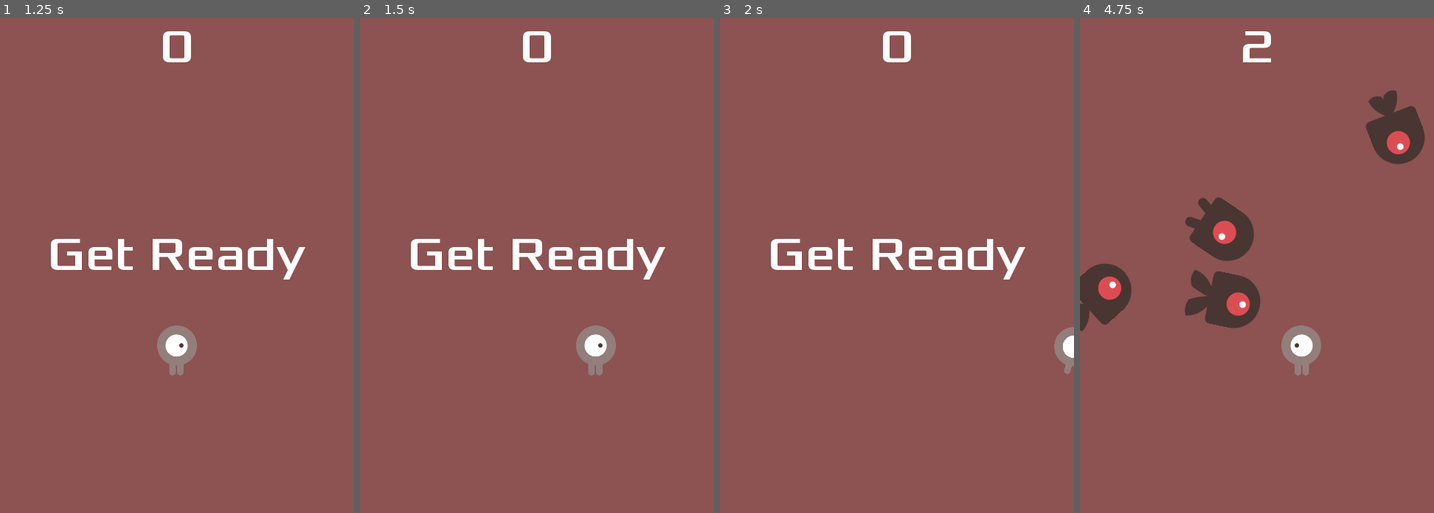
Above: before the commit, frames 1-4 (left to right).
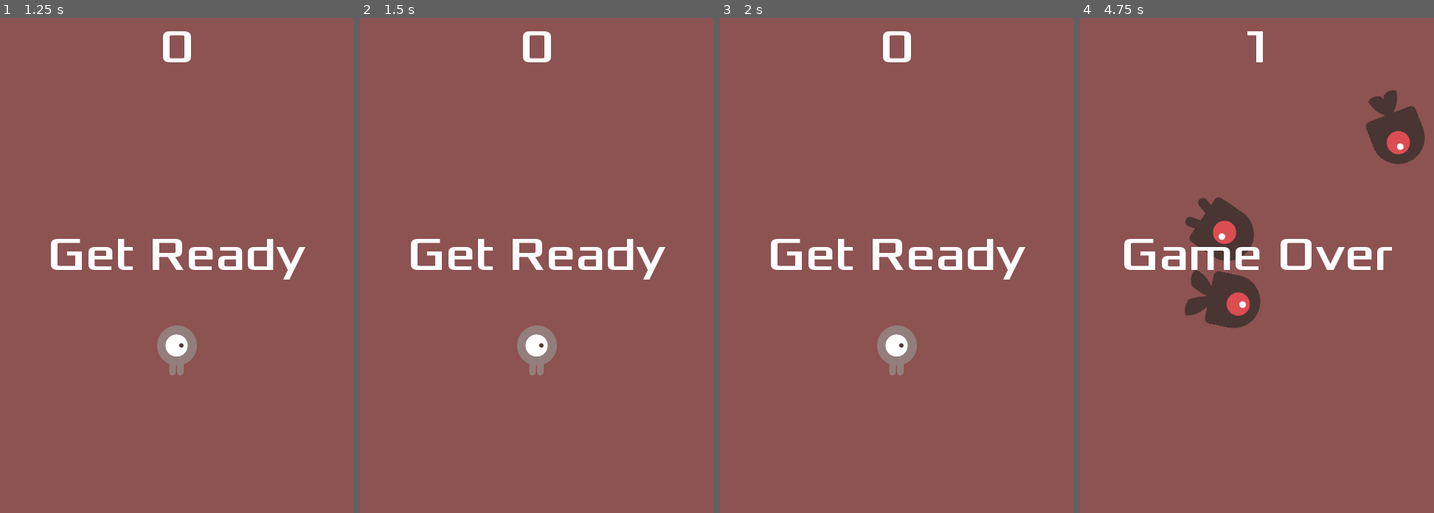
Above: after the commit, the same moments.

Repository: armorup/creeps2
Game: Godot game, scene res://Main.tscn
Same seed, same stepped clock (60 frames per second), same inputs: the game is played once before the commit and once after it.
Inputs (mouse positions are in pixels of both pictures, inside the frame that each line leads up to):
- Up to frame 1 (1.25 s): click "Start" at 0.5 s
- Up to frame 2 (1.5 s): tap Enter (ui_accept) at 1.25 s; move the mouse to (614, 255) at 1.27 s; hold Right (ui_right) from 1.28 s (still down); click (614, 255) at 1.42 s
- Up to frame 3 (2 s): keep holding Right (ui_right); tap Enter (ui_accept) at 1.52 s
- Up to frame 4 (4.75 s): release Right (ui_right) at 2 s; drag from (1186, 310) to (1239, 389) at 2.02 s; move the mouse to (1292, 166) at 2.77 s; hold Right (ui_right) 2.78-3.5 s; click (1292, 166) at 2.92 s; drag from (1239, 389) to (1150, 206) at 3.52 s; move the mouse to (1363, 364) at 4.27 s; hold Left (ui_left) from 4.28 s (still down); click (1363, 364) at 4.42 s; tap Enter (ui_accept) at 4.52 s

Frame 1 is identical in both runs. In frame 2, 1.6% of the frame differs, in the area x 44-73%, y 62-73%; in frame 3, 1.2%; in frame 4, 4.3%, in the area x 0-89%, y 2-73%.

Commit message:
Add touch control

Diff:
--- a/HUD.gd
+++ b/HUD.gd
@@ -35,5 +35,6 @@
 
 
 func _unhandled_input(event):
+	# Allow starting game by pressing enter or space
 	if $StartButton.visible and event.is_action("ui_accept"):
 		_on_StartButton_pressed()
--- a/Main.gd
+++ b/Main.gd
@@ -1,6 +1,9 @@
 extends Node
 
 export (PackedScene) var mob_scene
+
+signal activate_player
+
 var score
 
 
@@ -37,6 +40,7 @@
 func _on_StartTimer_timeout():
 	$MobTimer.start()
 	$ScoreTimer.start()
+	emit_signal("activate_player")
 
 
 func _on_ScoreTimer_timeout():
--- a/Main.tscn
+++ b/Main.tscn
@@ -19,6 +19,7 @@
 [node name="ColorRect" type="ColorRect" parent="."]
 anchor_right = 1.0
 anchor_bottom = 1.0
+rect_pivot_offset = Vector2( 216, 336 )
 color = Color( 0.556863, 0.32549, 0.32549, 1 )
 
 [node name="Player" parent="." instance=ExtResource( 1 )]
@@ -50,6 +51,7 @@
 [node name="DeathSound" type="AudioStreamPlayer" parent="."]
 stream = ExtResource( 5 )
 
+[connection signal="activate_player" from="." to="Player" method="_on_Main_activate_player"]
 [connection signal="hit" from="Player" to="." method="game_over"]
 [connection signal="timeout" from="MobTimer" to="." method="_on_MobTimer_timeout"]
 [connection signal="timeout" from="ScoreTimer" to="." method="_on_ScoreTimer_timeout"]
--- a/Player.gd
+++ b/Player.gd
@@ -1,25 +1,42 @@
 extends Area2D
 
 export var speed = 400
+
 var screen_size
+
+var velocity = Vector2.ZERO
+
+var touch_target = null
+
+var is_active
+
 signal hit
 
 
 func _ready():
 	screen_size = get_viewport_rect().size
+	is_active = false
 	hide()
 
 
 func _process(delta):
-	var velocity = Vector2.ZERO
+	if(!is_active):
+		return
+	var keyVelocity = Vector2.ZERO
 	if Input.is_action_pressed("ui_right"):
-		velocity.x += 1
+		keyVelocity.x += 1
 	if Input.is_action_pressed("ui_left"):
-		velocity.x -= 1
+		keyVelocity.x -= 1
 	if Input.is_action_pressed("ui_up"):
-		velocity.y -= 1
+		keyVelocity.y -= 1
 	if Input.is_action_pressed("ui_down"):
-		velocity.y += 1
+		keyVelocity.y += 1
+	if keyVelocity.length() > 0:
+		velocity = keyVelocity
+
+	if touch_target != null and position.distance_to(touch_target) < 5:
+		touch_target = null
+		velocity = Vector2.ZERO
 
 	if velocity.length() > 0:
 		velocity = velocity.normalized() * speed
@@ -43,6 +60,9 @@
 func _on_Player_body_entered(_body):
 	hide()
 	emit_signal("hit")
+	is_active = false
+	velocity = Vector2.ZERO
+	$AnimatedSprite.stop()
 	$CollisionShape2D.set_deferred("disabled", true)
 
 
@@ -50,3 +70,20 @@
 	position = pos
 	show()
 	$CollisionShape2D.disabled = false
+
+
+func _input(event):
+	if(!is_active):
+		return
+
+	if event is InputEventScreenTouch and event.pressed:
+			touch_target = event.position
+			velocity = touch_target - position
+
+	if event is InputEventScreenDrag:
+			touch_target = event.position
+			velocity = touch_target - position
+
+
+func _on_Main_activate_player():
+	is_active = true
--- a/project.godot
+++ b/project.godot
@@ -64,6 +64,10 @@
  ]
 }
 
+[input_devices]
+
+pointing/emulate_touch_from_mouse=true
+
 [physics]
 
 common/enable_pause_aware_picking=true
